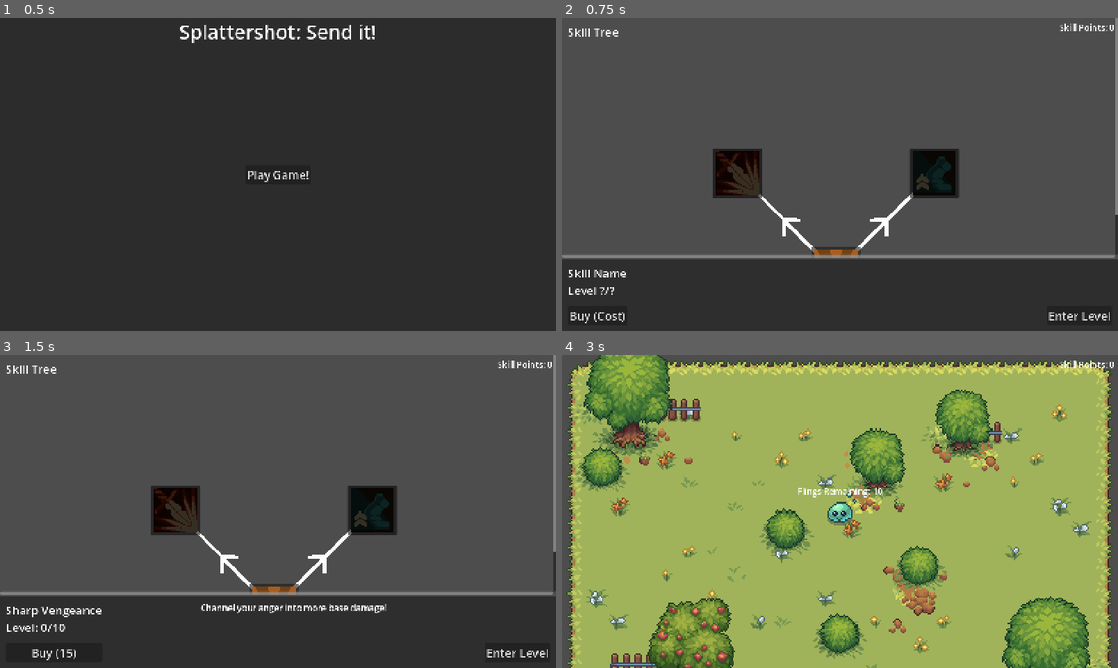
Above: before the commit, frames 1-4 (two rows, left to right).
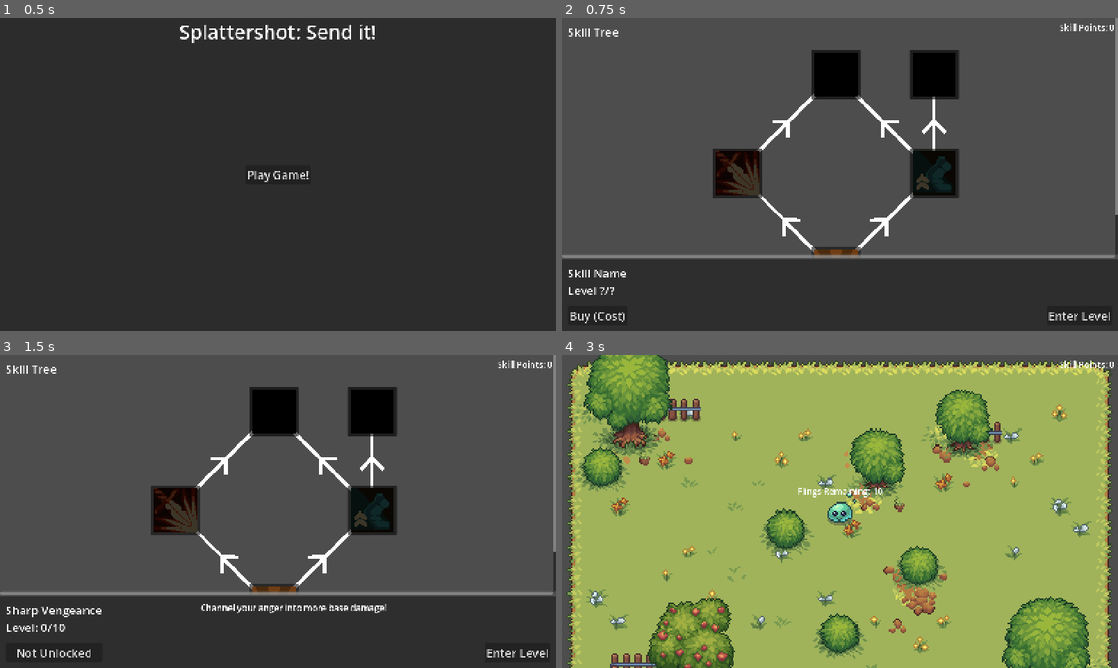
Above: after the commit, the same moments.

Repository: Auseawesome/HavenBounceBack
Game: Godot game, scene res://main.tscn
Two runs of this game, one before a commit and one after it. Both use one fixed random seed, a clock stepped at 60 frames per second and the inputs below.
Inputs (mouse positions are in pixels of both pictures, inside the frame that each line leads up to):
- Up to frame 1 (0.5 s): no input
- Up to frame 2 (0.75 s): click "Play Game!" at 0.5 s
- Up to frame 3 (1.5 s): click (177, 511) at 1.27 s
- Up to frame 4 (3 s): click "Buy (15)" (after the commit: "Not Unlocked") at 2 s; click "Enter Level" at 2.75 s

Frame 1 is identical in both runs. In frame 2, 3.5% of the frame differs, in the area x 35-72%, y 10-76%; in frame 3, 3.7%, in the area x 3-72%, y 10-98%; in frame 4, nothing differs.

Commit message:
More unlock shades

Diff:
--- a/skills/multi_level_skill.gd
+++ b/skills/multi_level_skill.gd
@@ -23,5 +23,8 @@
 func _to_string() -> String:
 	return resource_name + "\nLevel: " + str(current_level) + "/" + str(max_level)
 
+func bought_at_least_once() -> bool:
+	return current_level != 0
+
 func get_proportion_completed() -> float:
 	return float(current_level) / max_level
--- a/skills/skill.gd
+++ b/skills/skill.gd
@@ -24,4 +24,7 @@
 func get_shop_message() -> String
 
 @abstract
+func bought_at_least_once() -> bool
+
+@abstract
 func get_proportion_completed() -> float
--- a/ui/skill_tree/skill_tree.gd
+++ b/ui/skill_tree/skill_tree.gd
@@ -60,7 +60,10 @@
 	var skill := upgrade.skill
 	skill_title_label.text = skill.get_shop_message()
 	skill_description_label.text = skill.desc
-	skill_buy_button.text = "Buy (" + str(skill.cost.get_value()) + ")"
+	if upgrade.current_visibility_state >= SkillUpgrade.SkillVisibilityState.NOT_BOUGHT:
+		skill_buy_button.text = "Buy (" + str(skill.cost.get_value()) + ")"
+	else:
+		skill_buy_button.text = "Not Unlocked"
 	skill_title_container.calc_maximum_size()
 	selected_upgrade = upgrade
 
--- a/ui/skill_tree/skill_upgrade.gd
+++ b/ui/skill_tree/skill_upgrade.gd
@@ -29,13 +29,15 @@
 var dependency_proportion_needed: float
 
 enum SkillVisibilityState {
-	UNKNOWN,
+	UNKNOWN = -1,
 	HIDDEN,
+	SILHOUETTE,
 	GREY,
+	NOT_BOUGHT,
 	REVEALED
 }
 
-var current_visibility_state: SkillVisibilityState
+var current_visibility_state := SkillVisibilityState.UNKNOWN
 
 var dependency_lines: Array[Line2D]
 
@@ -131,6 +133,9 @@
 			update_dependency_lines()
 
 func _on_button_pressed() -> void:
+	if current_visibility_state <= SkillVisibilityState.SILHOUETTE:
+		return
+
 	Globals.skill_tree.update_skill_information(self)
 
 func dependencies_satisifed() -> bool:
@@ -174,25 +179,44 @@
 	if current_visibility_state == SkillVisibilityState.REVEALED:
 		return
 
+	if skill.bought_at_least_once():
+		current_visibility_state = SkillVisibilityState.REVEALED
+		visible = true
+		inner_button.self_modulate = Color.WHITE
+		return
+
+	if current_visibility_state == SkillVisibilityState.NOT_BOUGHT:
+		return
+
 	if dependencies_satisifed():
+		current_visibility_state = SkillVisibilityState.NOT_BOUGHT
 		visible = true
-		inner_button.self_modulate = Color(1.0, 1.0, 1.0, 1.0)
-		skill_state_changed.emit()
+		inner_button.self_modulate = Color.DARK_GRAY
 		return
 
 	if current_visibility_state == SkillVisibilityState.GREY:
 		return
 
 	for dependency in dependencies:
-		if dependency.dependencies_satisifed():
+		if dependency.current_visibility_state == SkillVisibilityState.UNKNOWN:
+			dependency.update_visibility()
+
+		var dep_visible := dependency.current_visibility_state >= SkillVisibilityState.NOT_BOUGHT
+		if dep_visible:
+			current_visibility_state = SkillVisibilityState.GREY
 			visible = true
-			inner_button.self_modulate = Color(0.22, 0.22, 0.22, 1.0)
-			skill_state_changed.emit()
+			inner_button.self_modulate = Color(0.25, 0.25, 0.25)
 			return
 
-	if current_visibility_state == SkillVisibilityState.HIDDEN:
-		return
-
+		var dep_grey := dependency.current_visibility_state == SkillVisibilityState.GREY
+		var not_silhoutte := not current_visibility_state == SkillVisibilityState.SILHOUETTE
+		if not_silhoutte and dep_grey:
+			current_visibility_state = SkillVisibilityState.SILHOUETTE
+			visible = true
+			inner_button.self_modulate = Color.BLACK
+
+	if current_visibility_state == SkillVisibilityState.SILHOUETTE:
+		return
+
+	current_visibility_state = SkillVisibilityState.HIDDEN
 	visible = false
-	skill_state_changed.emit()
-	return
